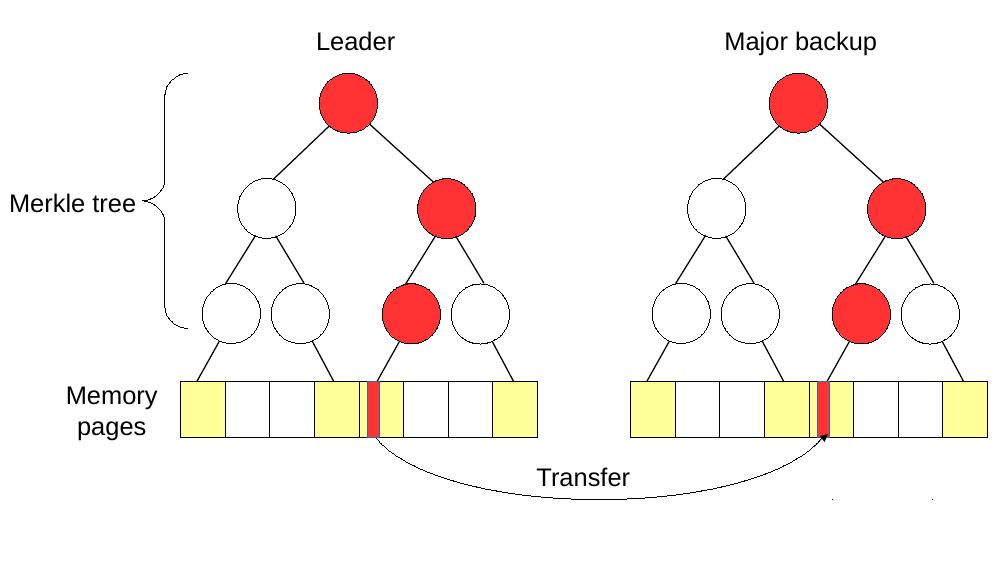
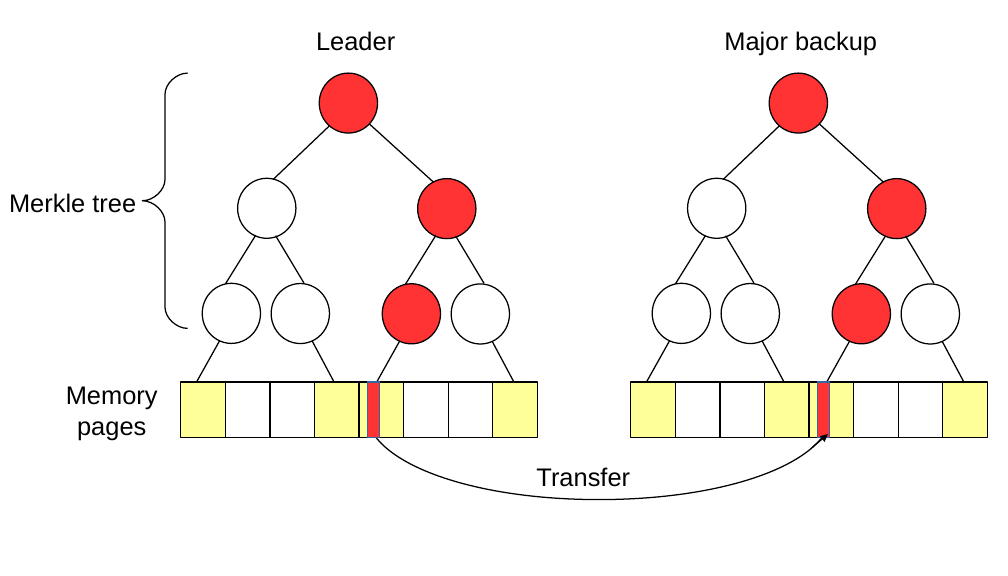
Before and after one commit to hemingcui/grf2017, a slide deck: slide 1 of figures/tree.odp. Drawn at 1008x576 pixels with LibreOffice and Linux fonts; fonts in the diff are those of the drawing. Boxes give left, top, right and bottom in pixels: in the first picture for what was removed or moved away, otherwise in the second. Text is boxed around its words. In the diff, an @@ line names an element or a change of style, - is before the commit and + after.

```diff
--- a/figures/tree.odp
+++ b/figures/tree.odp
@@ outline #000000 0 pt to #000000 0.99 pt in 7 elements at <box>366,271,933,499</box>, <box>319,73,378,134</box>, <box>451,284,509,345</box>, <box>721,284,779,344</box>, <box>769,73,828,134</box>, <box>901,284,960,345</box>, <box>143,73,188,328</box> @@
```
Also in this commit, not shown: 5 other files.
